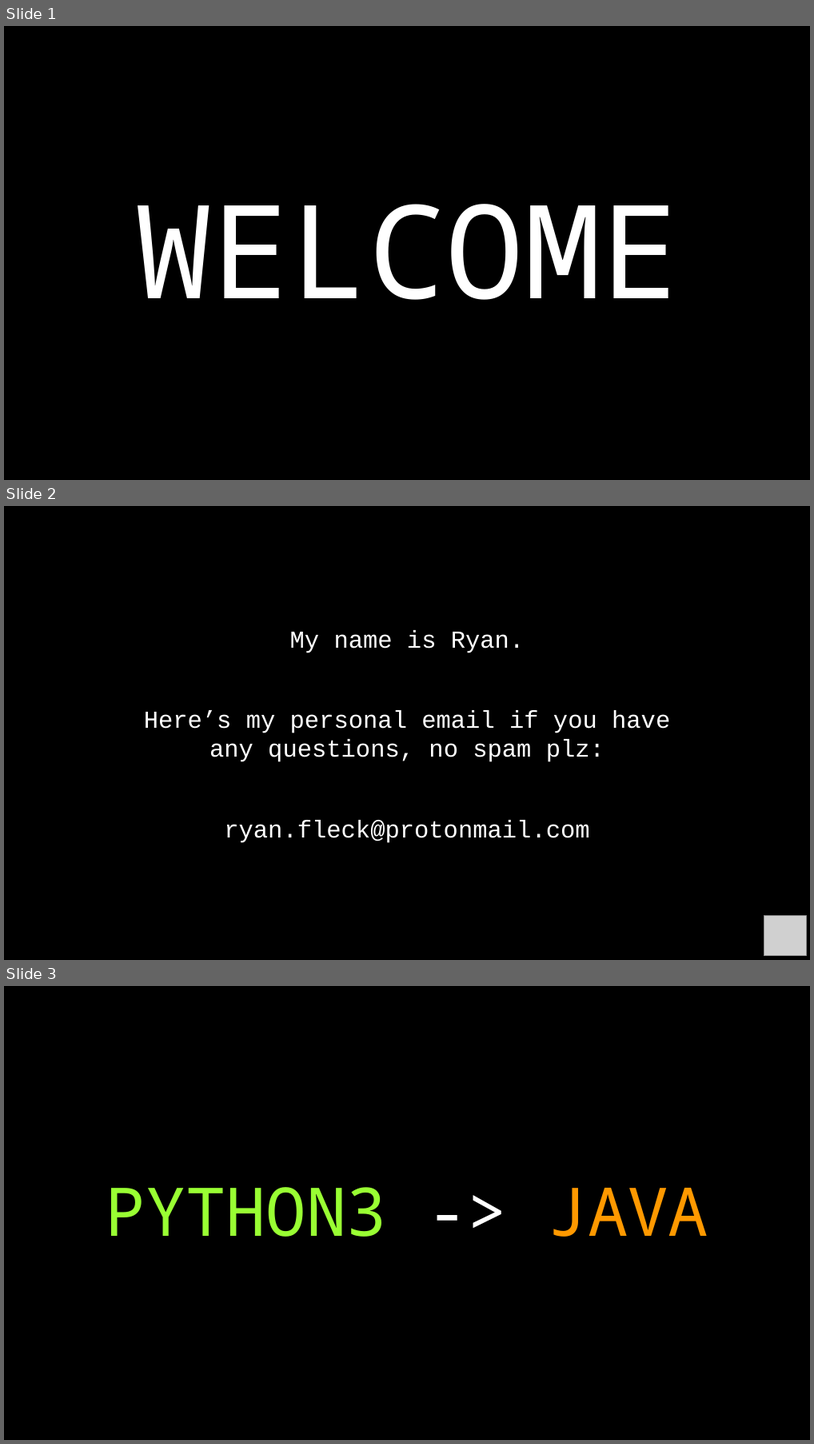
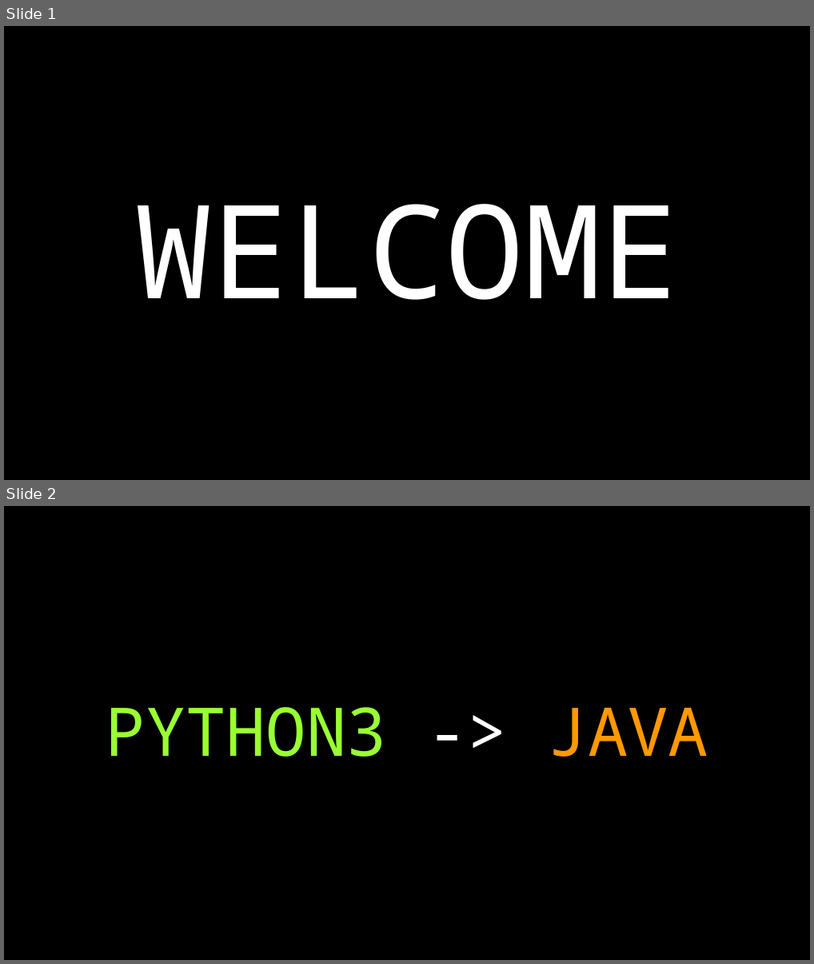
Before and after one commit to RyanFleck/Projects, a slide deck: Teaching/RCF_Py_Java_Tutorial_V2.odp. Shown one above the other, each under a label of ours: slides 1, 2 and 3 before the commit, slides 1 and 2 after it. The pictures are 814x1444 and 814x964 pixels, drawn with LibreOffice and Linux fonts; fonts in the diff are those of the drawing; grey boxes stand for pictures; background and template pictures are left out. Boxes give left, top, right and bottom in pixels: in the first picture for what was removed or moved away, otherwise in the second. Text is boxed around its words. In the diff, an @@ line names an element or a change of style, - is before the commit and + after.

```diff
--- a/Teaching/RCF_Py_Java_Tutorial_V2.odp
+++ b/Teaching/RCF_Py_Java_Tutorial_V2.odp
@@ slide 2 removed at (4, 506, 810, 960), background #000000 @@
@@ text removed at (144, 630, 670, 843) @@
-My name is Ryan.
-Here’s my personal email if you have any questions, no spam plz:
-ryan.fleck@protonmail.com
@@ picture removed at (764, 915, 806, 956) @@
@@ what was slide 3 is now slide 2 @@
```
Also in this commit, not shown: 1 other file.
